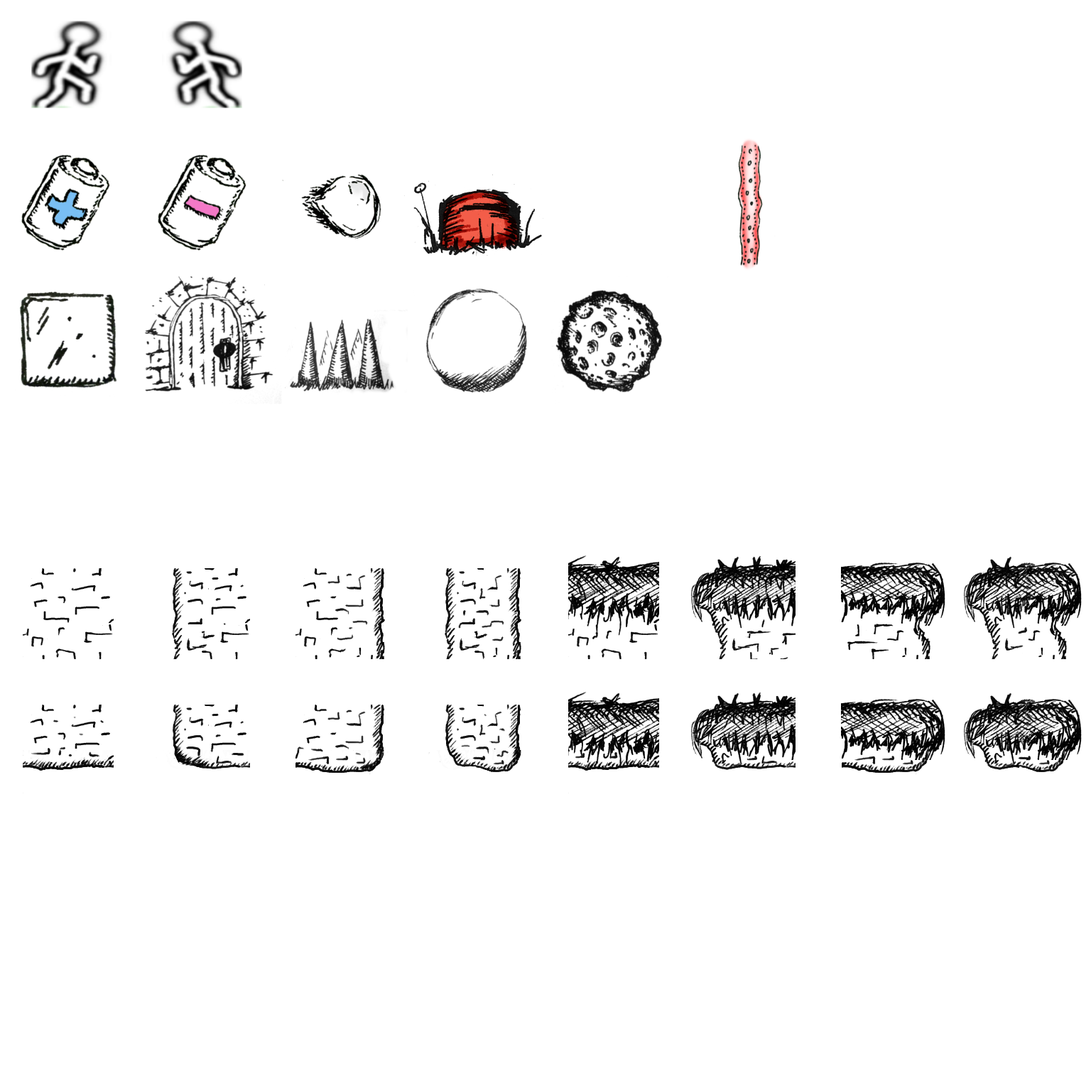
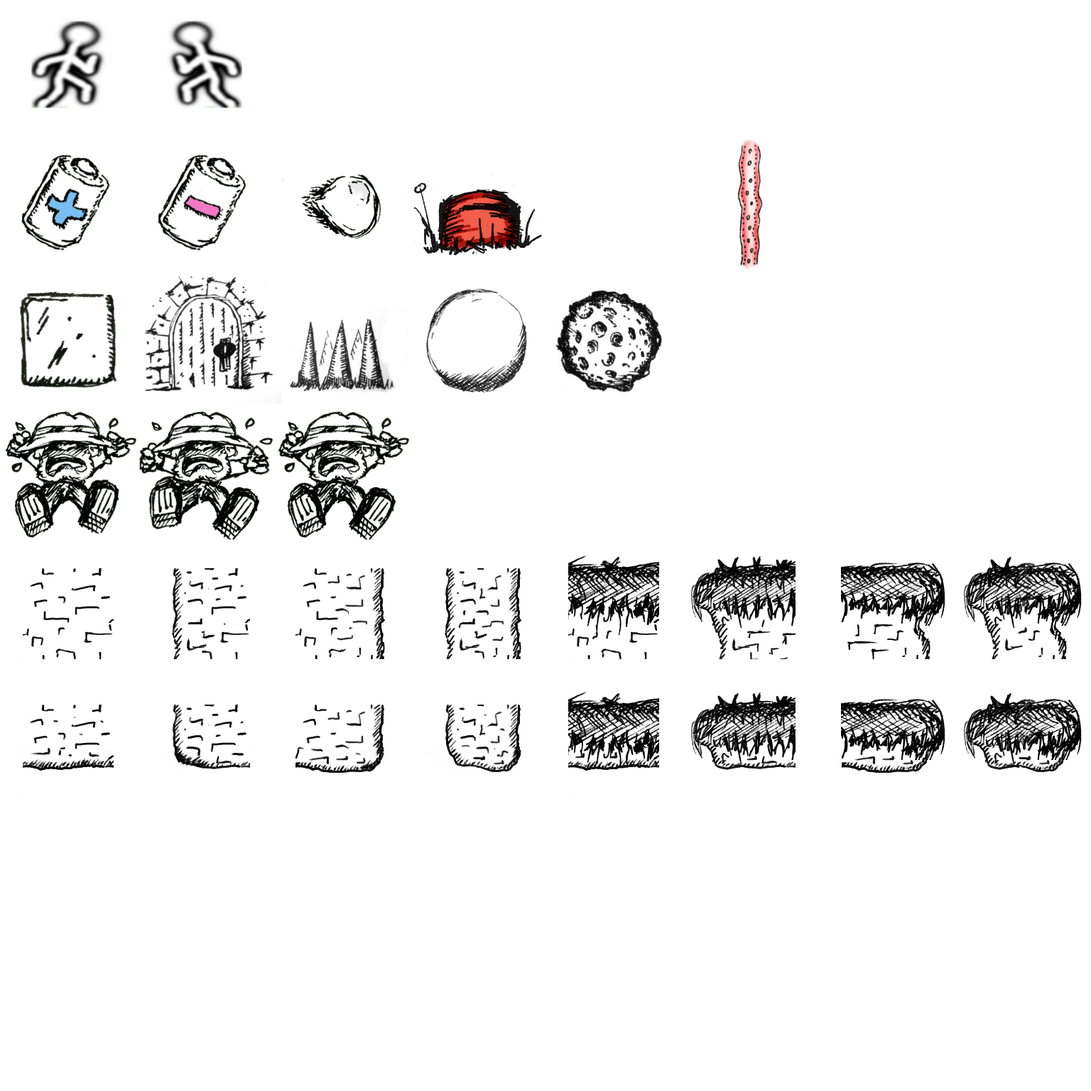
The second 1091 x 1091 image is a revision of the first. Changes to its layers:
added layer "Layer #4" above "Layer #2" over [11, 411, 411, 485]
added layer "Layer #2" above "Layer #1" over [12, 412, 410, 486]
painted on "Layer #1" over [4, 429, 404, 541]
painted on "Layer #3" over [4, 429, 270, 541]
